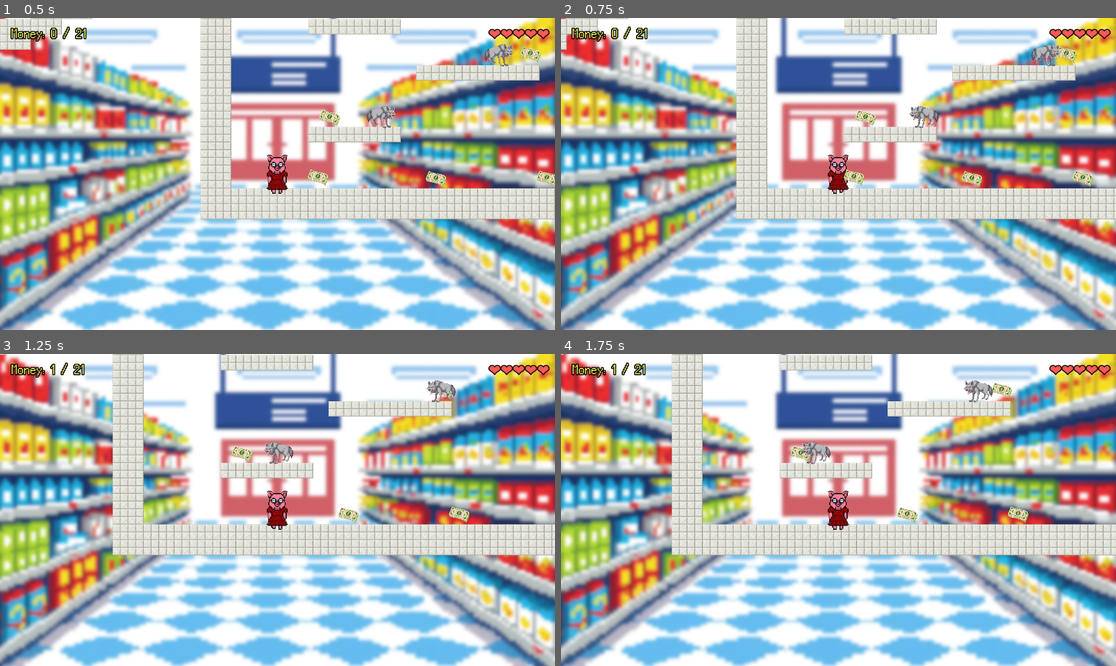
Above: before the commit, frames 1-4 (two rows, left to right).
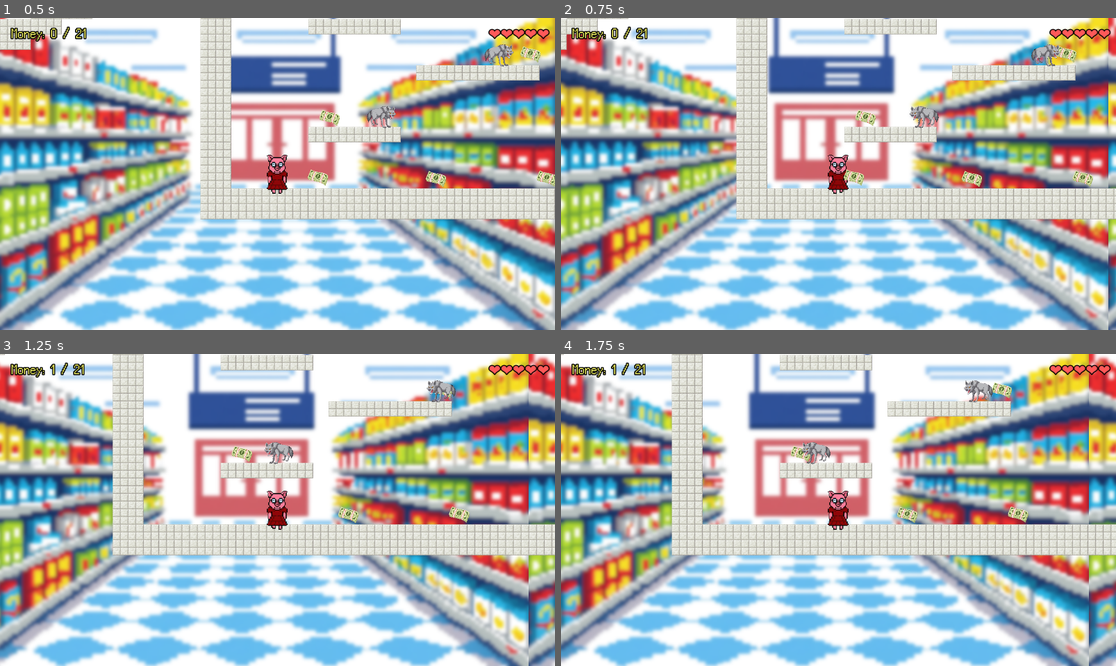
Above: after the commit, the same moments.

Repository: iamthewalrusz/supermarket-game
Game: Godot game, scene res://Scenes/market1.tscn
The game is run twice, just before and just after one commit, with the same random seed, the same clock (stepped at 60 frames per second) and the same inputs. This scene is started directly instead of the project's main scene.
Inputs (mouse positions are in pixels of both pictures, inside the frame that each line leads up to):
- Up to frame 1 (0.5 s): no input
- Up to frame 2 (0.75 s): tap Enter (ui_accept) at 0.5 s; move the mouse to (960, 158) at 0.52 s; hold Right (ui_right) from 0.53 s (still down); click (960, 158) at 0.67 s
- Up to frame 3 (1.25 s): keep holding Right (ui_right); tap Enter (ui_accept) at 0.77 s
- Up to frame 4 (1.75 s): release Right (ui_right) at 1.25 s; drag from (727, 525) to (905, 513) at 1.27 s

Frame 1 is identical in both runs. In frame 2, 44% of the frame differs, in the area x 0-100%, y 0-100%; in frame 3, 61%; in frame 4, 62%.

Commit message:
moving background

Diff:
--- a/Scenes/market1.tscn
+++ b/Scenes/market1.tscn
@@ -1,7 +1,6 @@
 [gd_scene format=4 uid="uid://cavyc4tu2q7ks"]
 
 [ext_resource type="Script" uid="uid://dyod78tdgi3aj" path="res://Scripts/market_1.gd" id="1"]
-[ext_resource type="Texture2D" uid="uid://c6ek4wy8887vd" path="res://Assets/market2.png" id="2"]
 [ext_resource type="Script" uid="uid://djiev1ntkya4t" path="res://Scripts/market_player.gd" id="3"]
 [ext_resource type="Texture2D" uid="uid://dvoxqd625sk0k" path="res://Assets/generated/market_floor_tile.png" id="4"]
 [ext_resource type="PackedScene" uid="uid://b2fal30ydif44" path="res://Scenes/money.tscn" id="5"]
@@ -54,13 +53,6 @@
 [node name="Market1" type="Node2D" unique_id=1551403199]
 script = ExtResource("1")
 
-[node name="Background" type="Sprite2D" parent="." unique_id=1117325451]
-visible = false
-z_index = -10
-position = Vector2(576, 324)
-scale = Vector2(0.6, 0.6)
-texture = ExtResource("2")
-
 [node name="Floor" type="TileMapLayer" parent="." unique_id=676563682]
 tile_map_data = PackedByteArray("AAAAABEAAAAAAAAAAAABABEAAAAAAAAAAAACABEAAAAAAAAAAAADABEAAAAAAAAAAAAEABEAAAAAAAAAAAAFAB …(3408 unchanged characters)…
 tile_set = SubResource("TileSet_051im")
@@ -83,7 +75,7 @@
 [node name="Camera2D" type="Camera2D" parent="Player" unique_id=553007167]
 rotation_smoothing_enabled = true
 
-[node name="Sprite2D" type="Sprite2D" parent="Player/Camera2D" unique_id=753511046]
+[node name="Background" type="Sprite2D" parent="Player/Camera2D" unique_id=753511046]
 z_index = -10
 scale = Vector2(0.6, 0.6)
 texture = ExtResource("6")
--- a/Scripts/market_1.gd
+++ b/Scripts/market_1.gd
@@ -6,6 +6,15 @@
 @onready var death_label: Label = $CanvasLayer/UI/DeathLabel
 @onready var blocker: ColorRect = $CanvasLayer/UI/Blocker
 @onready var money_array: Node = $Money
+@onready var parallax_bg: Sprite2D = $Player/Camera2D/Background
+
+# Parallax: the background scrolls at this fraction of the camera's speed (0 = static).
+const BG_PARALLAX_FACTOR: float = 0.3
+# Copies of the background texture tiled horizontally so it never runs out while scrolling.
+const BG_TILE_COPIES: int = 3
+
+var _base_camera_x: float = 0.0
+var _bg_tile_width: float = 1.0
 
 # Determined automatically from the number of money pickups in the scene.
 var MONEY_TARGET: int = 0
@@ -30,6 +39,33 @@
 		_update_hp(player.health)
 
 	_update_money()
+	_setup_parallax()
+
+
+func _setup_parallax() -> void:
+	# Use the full texture vertically (it exactly fills the screen, so no vertical
+	# tiling is needed) and repeat it horizontally so it can scroll forever.
+	if parallax_bg and parallax_bg.texture:
+		var tex_size := parallax_bg.texture.get_size()
+		_bg_tile_width = tex_size.x
+		parallax_bg.region_enabled = true
+		parallax_bg.texture_repeat = CanvasItem.TEXTURE_REPEAT_ENABLED
+		parallax_bg.region_rect = Rect2(0, 0, _bg_tile_width * BG_TILE_COPIES, tex_size.y)
+	var cam := $Player/Camera2D as Camera2D
+	if cam:
+		_base_camera_x = cam.global_position.x
+
+
+func _process(_delta: float) -> void:
+	var cam := $Player/Camera2D as Camera2D
+	if not cam or not parallax_bg or _bg_tile_width <= 1.0:
+		return
+	# Shift the shown texture region by a fraction of the camera's horizontal travel.
+	var travel := cam.global_position.x - _base_camera_x
+	var shift_px := travel * BG_PARALLAX_FACTOR / parallax_bg.scale.x
+	var rect := parallax_bg.region_rect
+	rect.position.x = wrapf(shift_px, 0.0, _bg_tile_width)
+	parallax_bg.region_rect = rect
 
 
 func _update_money() -> void:
